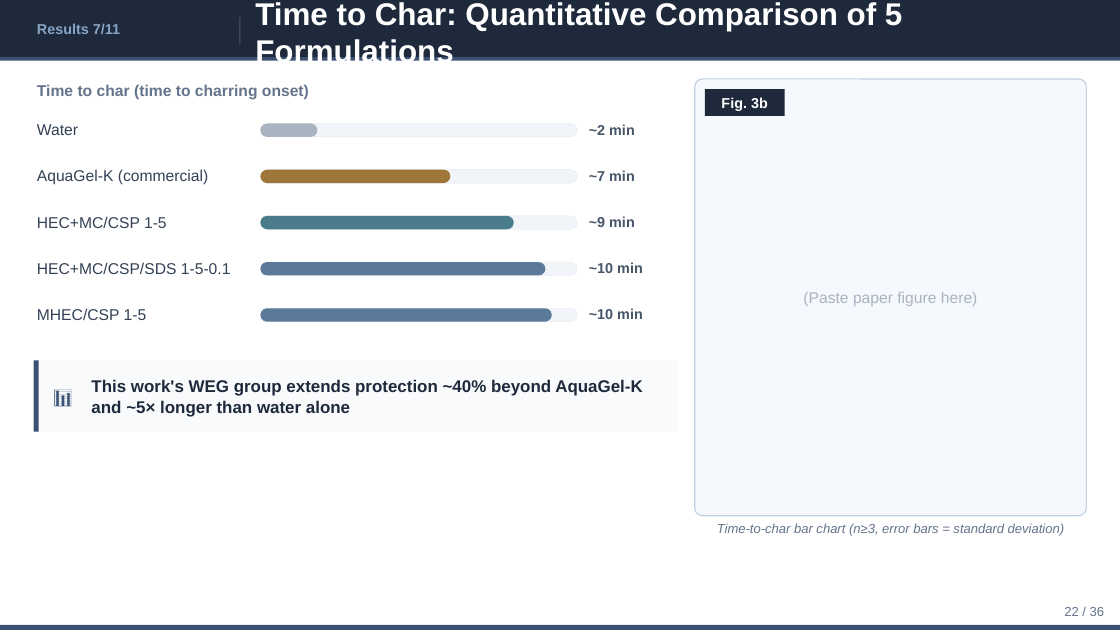
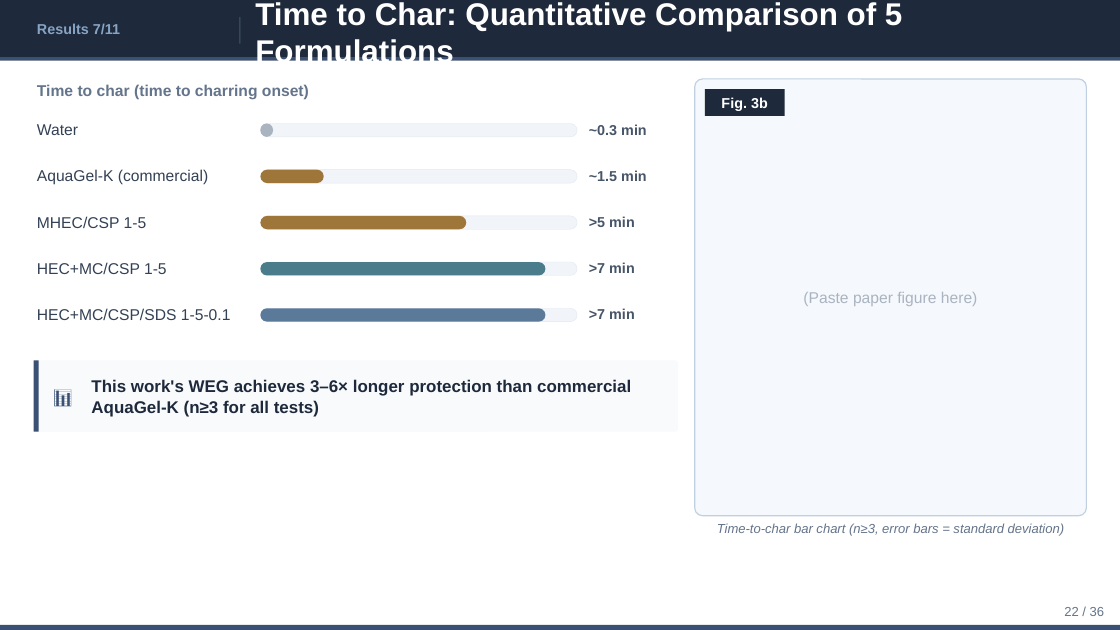
Before and after one commit to ytaisei0525-design/my-first-claude, a slide deck: slide 22 of slides_en.pptx. Drawn at 1120x630 pixels with LibreOffice and Linux fonts; fonts in the diff are those of the drawing. Boxes give left, top, right and bottom in pixels: in the first picture for what was removed or moved away, otherwise in the second. Text is boxed around its words. In the diff, an @@ line names an element or a change of style, - is before the commit and + after.

```diff
--- a/slides_en.pptx
+++ b/slides_en.pptx
@@ rounded rectangle: place and size @@
-rounded rectangle at (260, 124, 318, 137)
+rounded rectangle at (260, 124, 273, 137)
@@ text at (589, 124, 647, 135): text changed @@
-~2 min
+~0.3 min
@@ rounded rectangle: place and size @@
-rounded rectangle at (260, 170, 450, 183)
+rounded rectangle at (260, 170, 323, 183)
@@ text at (589, 170, 647, 181): text changed @@
-~7 min
+~1.5 min
@@ text at (37, 216, 147, 228): text changed @@
-HEC+MC/CSP 1-5
+MHEC/CSP 1-5
@@ rounded rectangle: place and size @@
-rounded rectangle at (260, 216, 514, 229)
+rounded rectangle at (260, 216, 466, 229)
@@ rounded rectangle at (260, 216, 466, 229): fill #4A7C8C to #9F7639 @@
@@ text at (589, 216, 635, 227): text changed @@
-~9 min
+>5 min
@@ text at (37, 262, 167, 274): text changed @@
-HEC+MC/CSP/SDS 1-5-0.1
+HEC+MC/CSP 1-5
@@ rounded rectangle at (260, 262, 545, 276): fill #5B7A99 to #4A7C8C @@
@@ text at (589, 262, 635, 273): text changed @@
-~10 min
+>7 min
@@ text at (37, 308, 231, 320): text changed @@
-MHEC/CSP 1-5
+HEC+MC/CSP/SDS 1-5-0.1
@@ rounded rectangle: place and size @@
-rounded rectangle at (260, 308, 552, 322)
+rounded rectangle at (260, 308, 545, 322)
@@ text at (589, 308, 635, 319): text changed @@
-~10 min
+>7 min
@@ text at (91, 379, 631, 417): text changed @@
-This work's WEG group extends protection ~40% beyond AquaGel-K and ~5× longer than water alone
+This work's WEG achieves 3–6× longer protection than commercial AquaGel-K (n≥3 for all tests)
```
Also in this commit, not shown: 15 other slides changed, 1 slide added, 1 slide removed, 1 other file.
